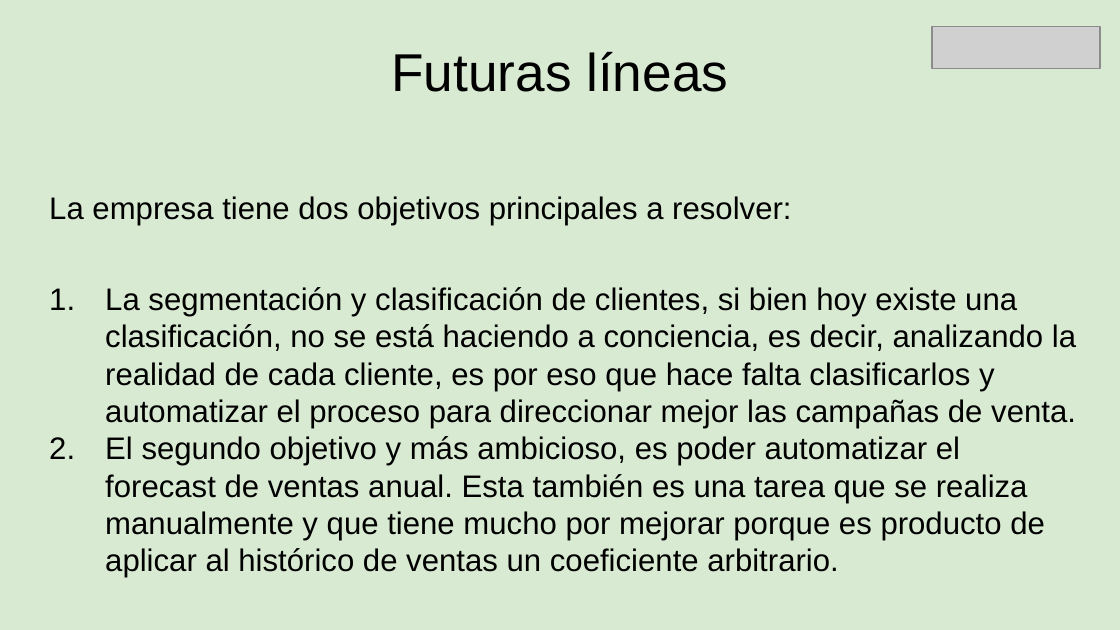
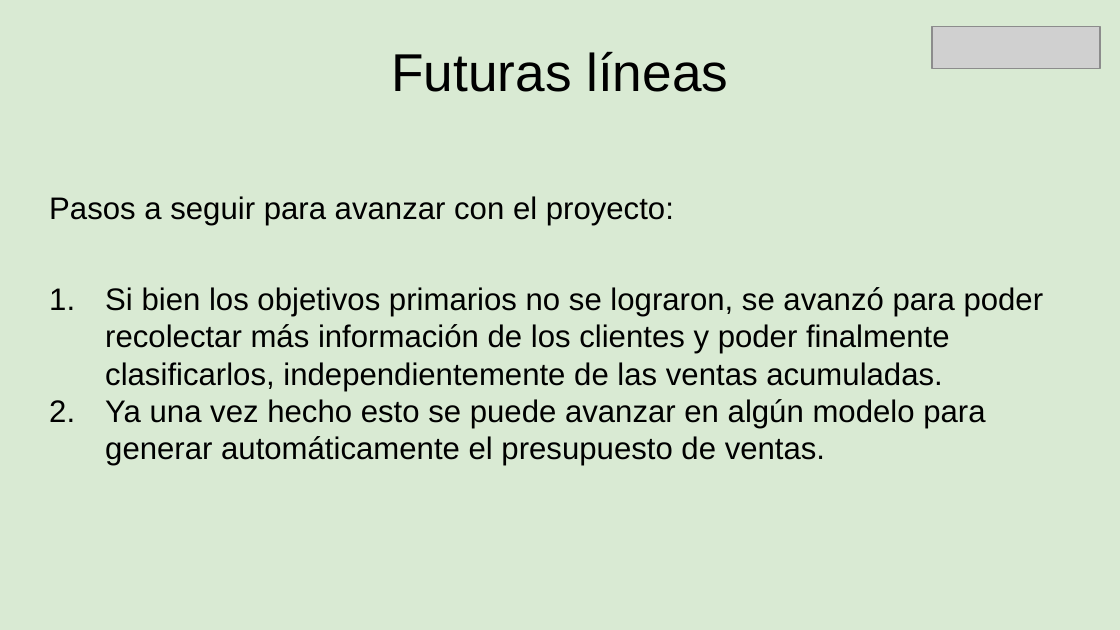
Before and after one commit to AgustinOlivaDS/DataScience, a slide deck: slide 8 of Entregas/Entrega Final/Documento Ejecutivo.pptx. Drawn at 1120x630 pixels with LibreOffice and Linux fonts; fonts in the diff are those of the drawing; grey boxes stand for pictures. Boxes give left, top, right and bottom in pixels: in the first picture for what was removed or moved away, otherwise in the second. Text is boxed around its words. In the diff, an @@ line names an element or a change of style, - is before the commit and + after.

```diff
--- a/Entregas/Entrega Final/Documento Ejecutivo.pptx
+++ b/Entregas/Entrega Final/Documento Ejecutivo.pptx
@@ text at [49,196,674,225]: text changed @@
-La empresa tiene dos objetivos principales a resolver:
+Pasos a seguir para avanzar con el proyecto:
@@ text at [105,287,1044,466]: text changed @@
-1. La segmentación y clasificación de clientes, si bien hoy existe una clasificación, no se está haciendo a conciencia, es decir, analizando la realidad de cada cliente, es por eso que hace falta clasificarlos y automatizar el proceso para direccionar mejor las campañas de venta.
-2. El segundo objetivo y más ambicioso, es poder automatizar el forecast de ventas anual. Esta también es una tarea que se realiza manualmente y que tiene mucho por mejorar porque es producto de aplicar al histórico de ventas un coeficiente arbitrario.
+1. Si bien los objetivos primarios no se lograron, se avanzó para poder recolectar más información de los clientes y poder finalmente clasificarlos, independientemente de las ventas acumuladas.
+2. Ya una vez hecho esto se puede avanzar en algún modelo para generar automáticamente el presupuesto de ventas.
```
Also in this commit, not shown: 4 other slides changed.
